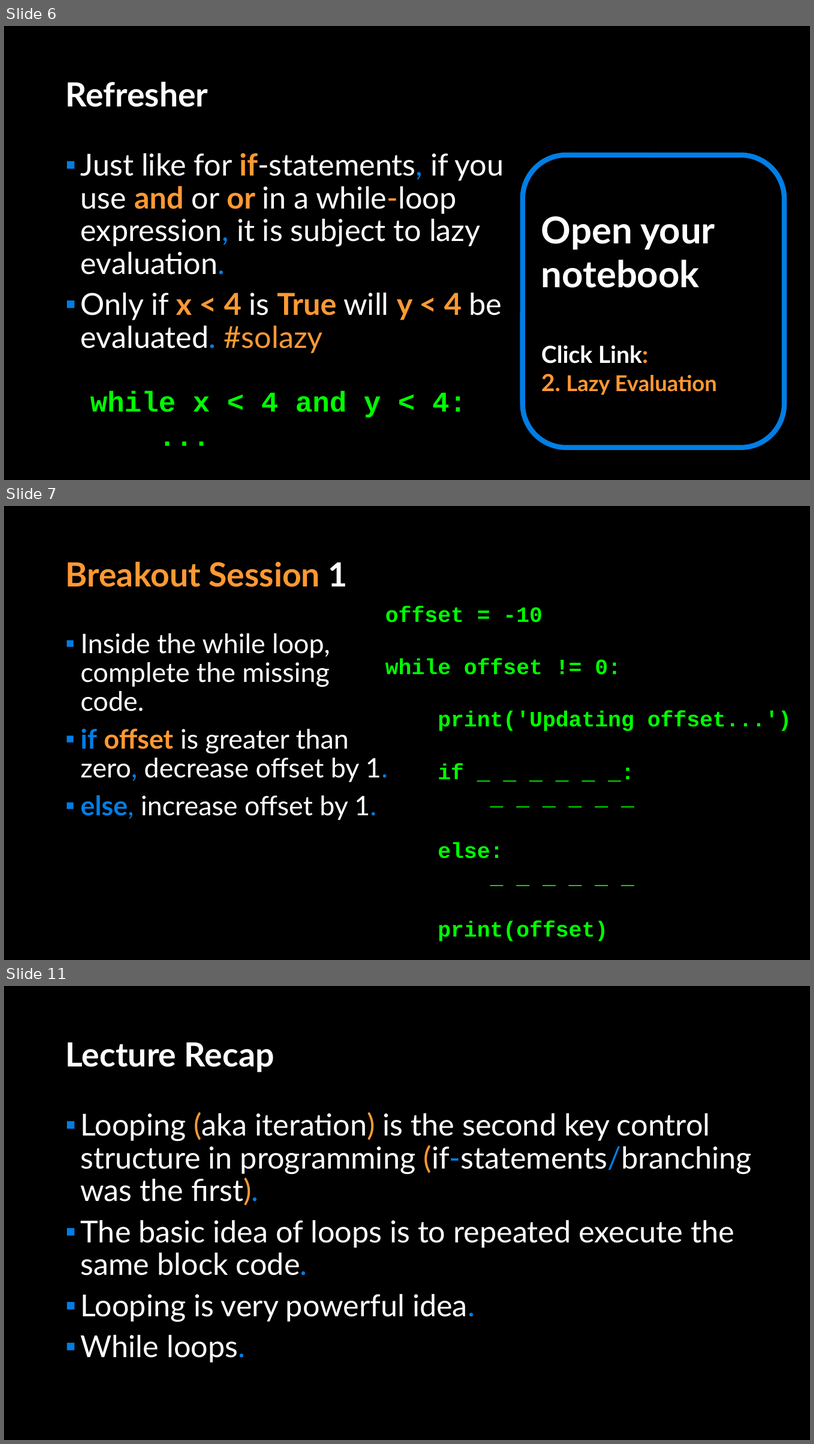
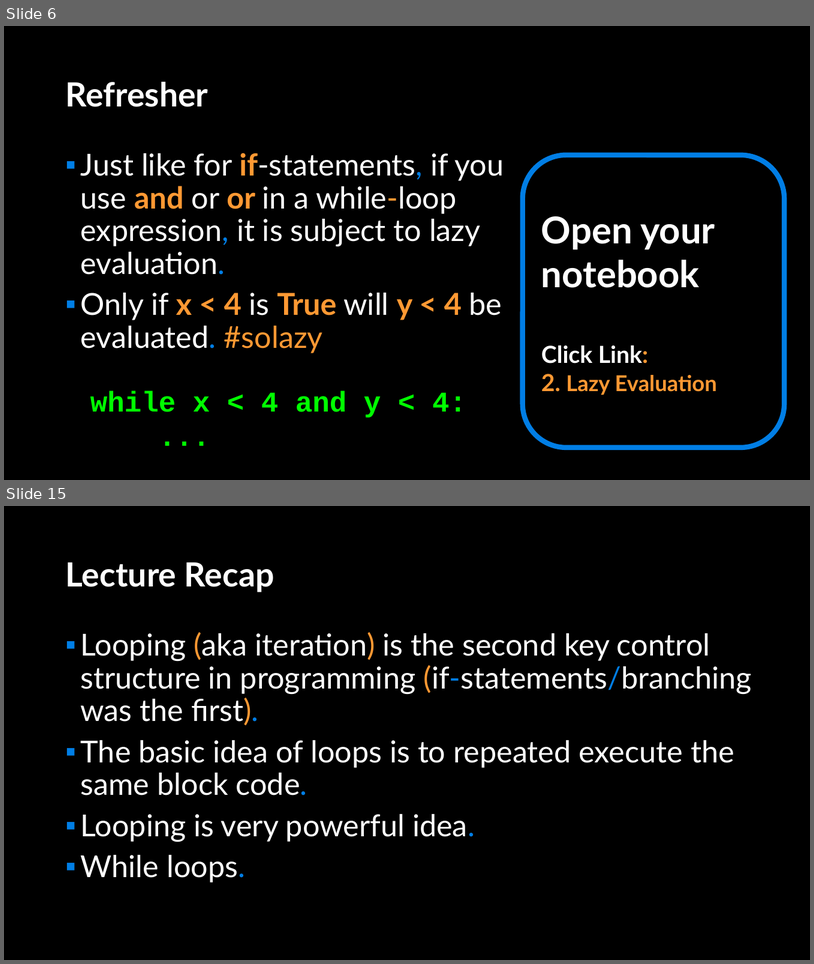
Before and after one commit to APS106/APS106-winter-2022-material, a slide deck: lectures/week4/lecture2/slides/week4_lecture2.pptx. Shown one above the other, each under a label of ours: slides 6, 7 and 11 before the commit, slides 6 and 15 after it; the slides between them are not shown. The pictures are 814x1444 and 814x964 pixels, drawn with LibreOffice and Linux fonts; fonts in the diff are those of the drawing; background and template pictures are left out. Boxes give left, top, right and bottom in pixels: in the first picture for what was removed or moved away, otherwise in the second. Text is boxed around its words. In the diff, an @@ line names an element or a change of style, - is before the commit and + after.

```diff
--- a/lectures/week4/lecture2/slides/week4_lecture2.pptx
+++ b/lectures/week4/lecture2/slides/week4_lecture2.pptx
@@ slide 7 removed at [4,506,810,960], background picture (left out) @@
@@ title removed at [65,561,348,587] @@
-Breakout Session 1
@@ text removed at [386,606,792,941] @@
-offset = -10
-while offset != 0:
-print('Updating offset...')
-if _ _ _ _ _ _:
-_ _ _ _ _ _
-else:
-_ _ _ _ _ _
-print(offset)
@@ text removed at [81,633,388,820] @@
-▪ Inside the while loop, complete the missing code.
-▪ if offset is greater than zero, decrease offset by 1.
-▪ else, increase offset by 1.
@@ what was slide 11 is now slide 15 @@
```
Also in this commit, not shown: 3 slides changed, 7 slides added, 2 other slides removed, 6 other files.
